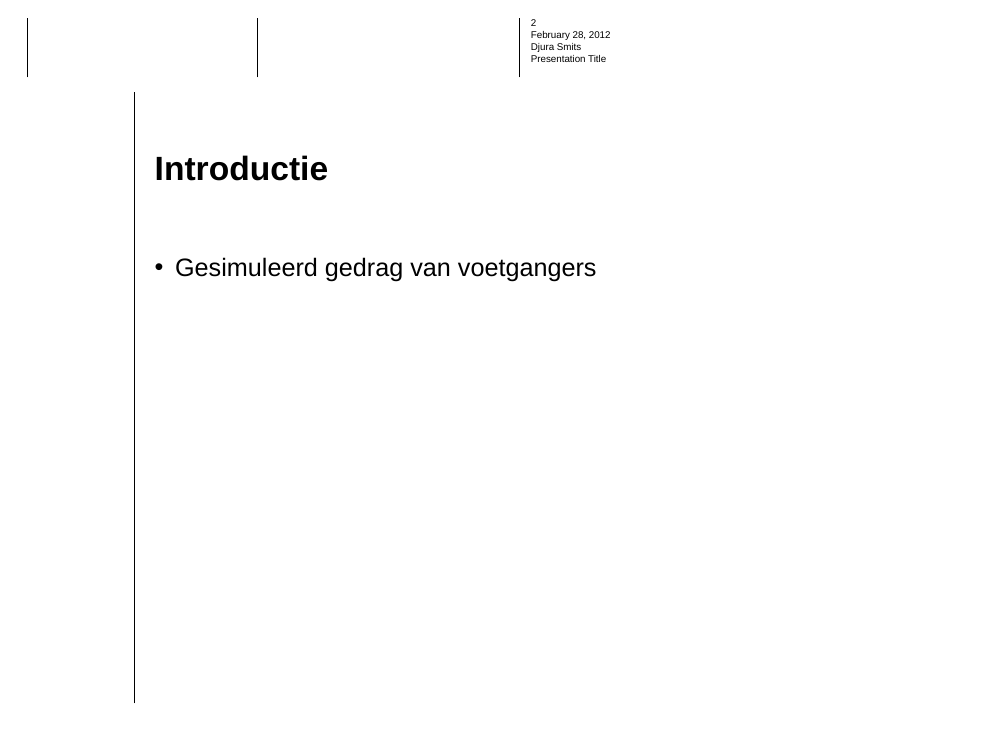
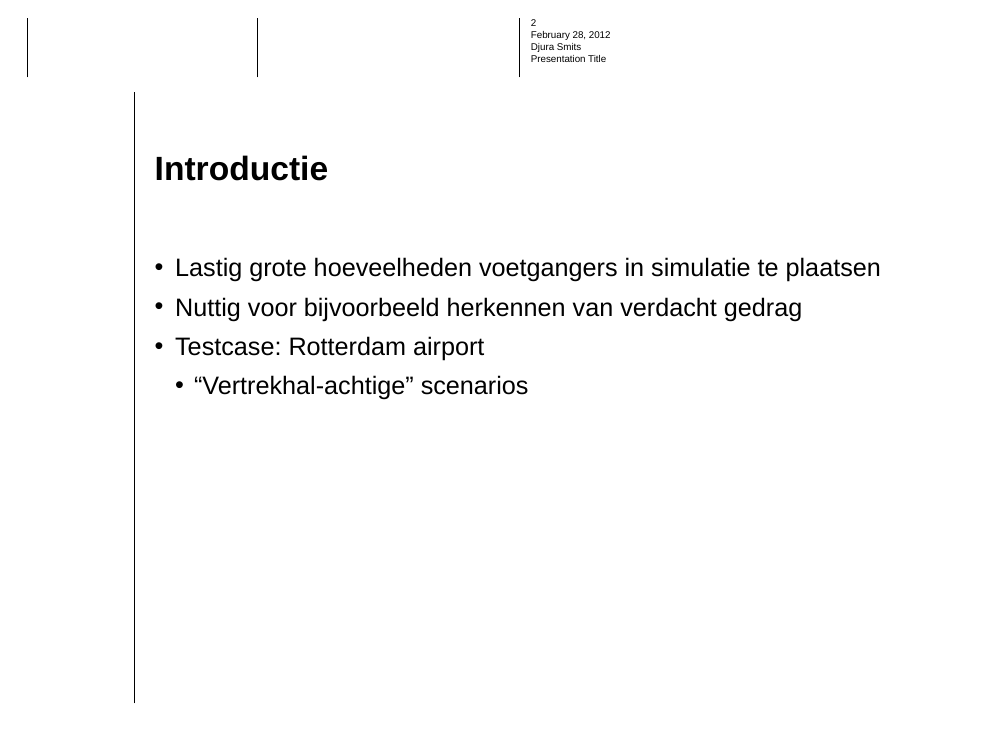
Before and after one commit to dsmits/deadline-driven-behavior, a slide deck: slide 2 of presentation TNO/presentation.pptx. Drawn at 1008x756 pixels with LibreOffice and Linux fonts; fonts in the diff are those of the drawing; background and template pictures are left out. Boxes give left, top, right and bottom in pixels: in the first picture for what was removed or moved away, otherwise in the second. Text is boxed around its words. In the diff, an @@ line names an element or a change of style, - is before the commit and + after.

```diff
--- a/presentation TNO/presentation.pptx
+++ b/presentation TNO/presentation.pptx
@@ text at bbox=[175, 257, 881, 400]: text changed @@
-• Gesimuleerd gedrag van voetgangers
+• Lastig grote hoeveelheden voetgangers in simulatie te plaatsen
+• Nuttig voor bijvoorbeeld herkennen van verdacht gedrag
+• Testcase: Rotterdam airport
+  • “Vertrekhal-achtige” scenarios
```
Also in this commit, not shown: 11 other slides changed, 8 slides added, 23 other files.
